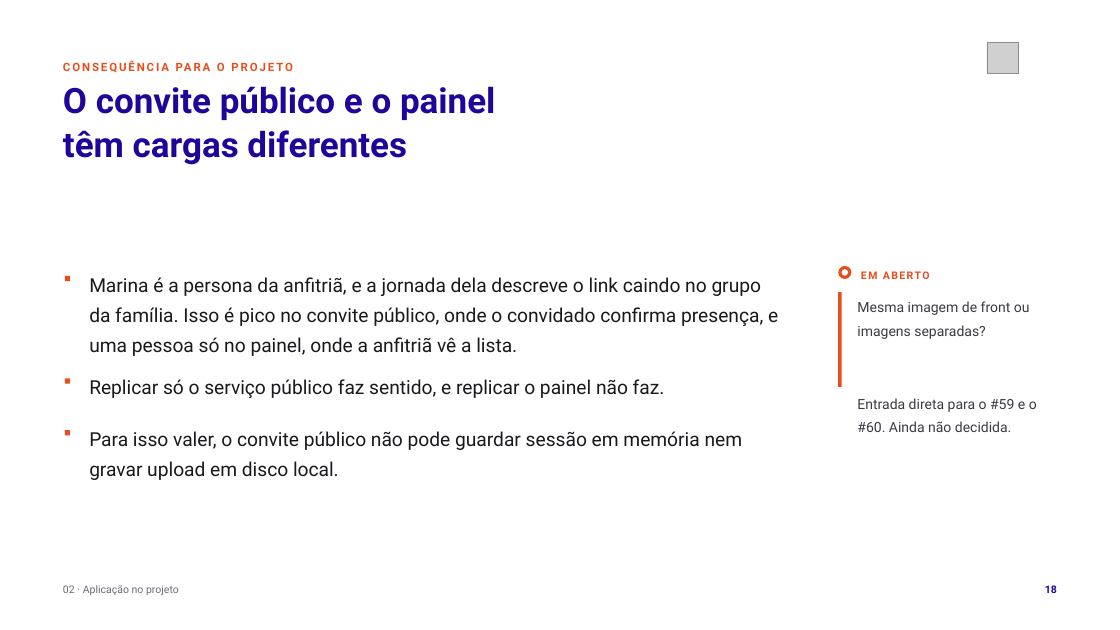
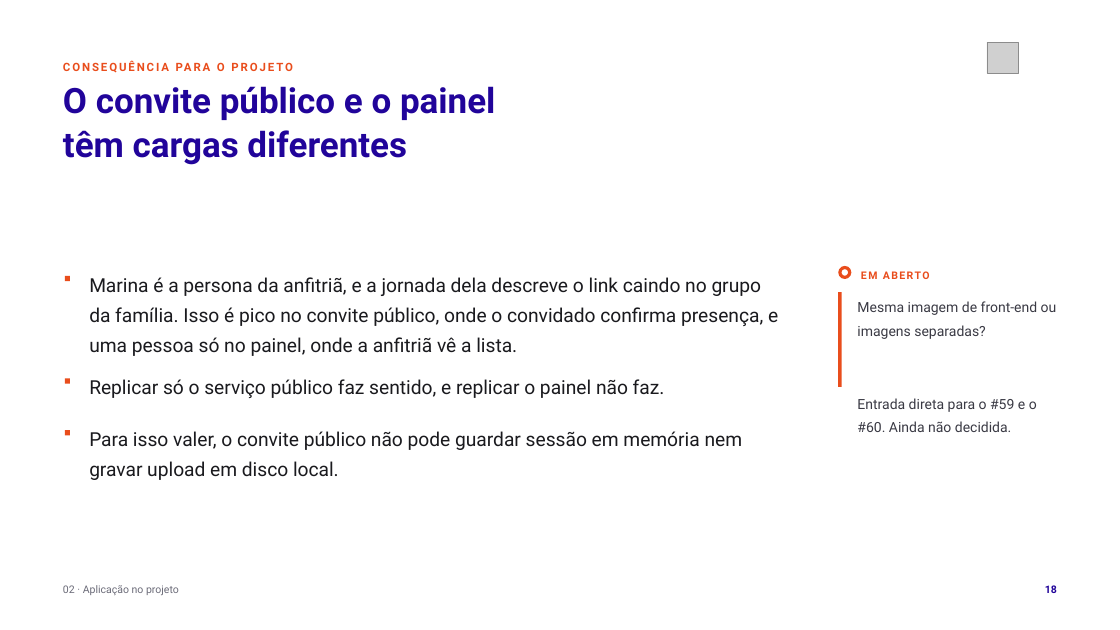
Before and after one commit to tcpassos/invite-app, a slide deck: slide 18 of trabalhos/T1-Docker-Invite-People.pptx. Drawn at 1120x630 pixels with LibreOffice and Linux fonts; fonts in the diff are those of the drawing; grey boxes stand for pictures. Boxes give left, top, right and bottom in pixels: in the first picture for what was removed or moved away, otherwise in the second. Text is boxed around its words. In the diff, an @@ line names an element or a change of style, - is before the commit and + after.

Commit message:
docs: padroniza front-end e back-end no deck e no roteiro do T1

```diff
--- a/trabalhos/T1-Docker-Invite-People.pptx
+++ b/trabalhos/T1-Docker-Invite-People.pptx
@@ text at (857,301,1057,339): text changed @@
-Mesma imagem de front ou imagens separadas?
+Mesma imagem de front-end ou imagens separadas?
```
Also in this commit, not shown: 5 other slides changed, 8 other files.
